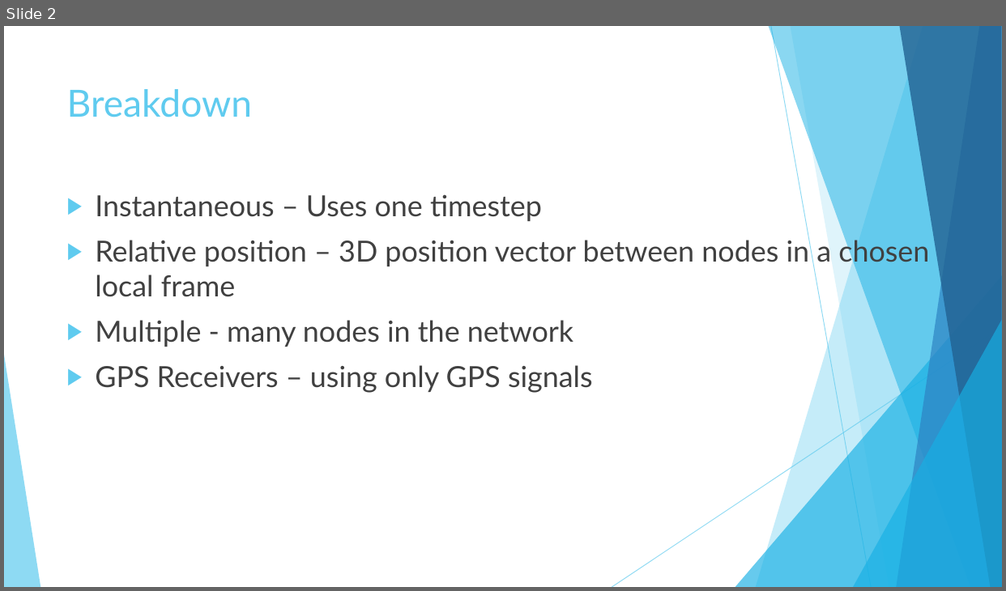
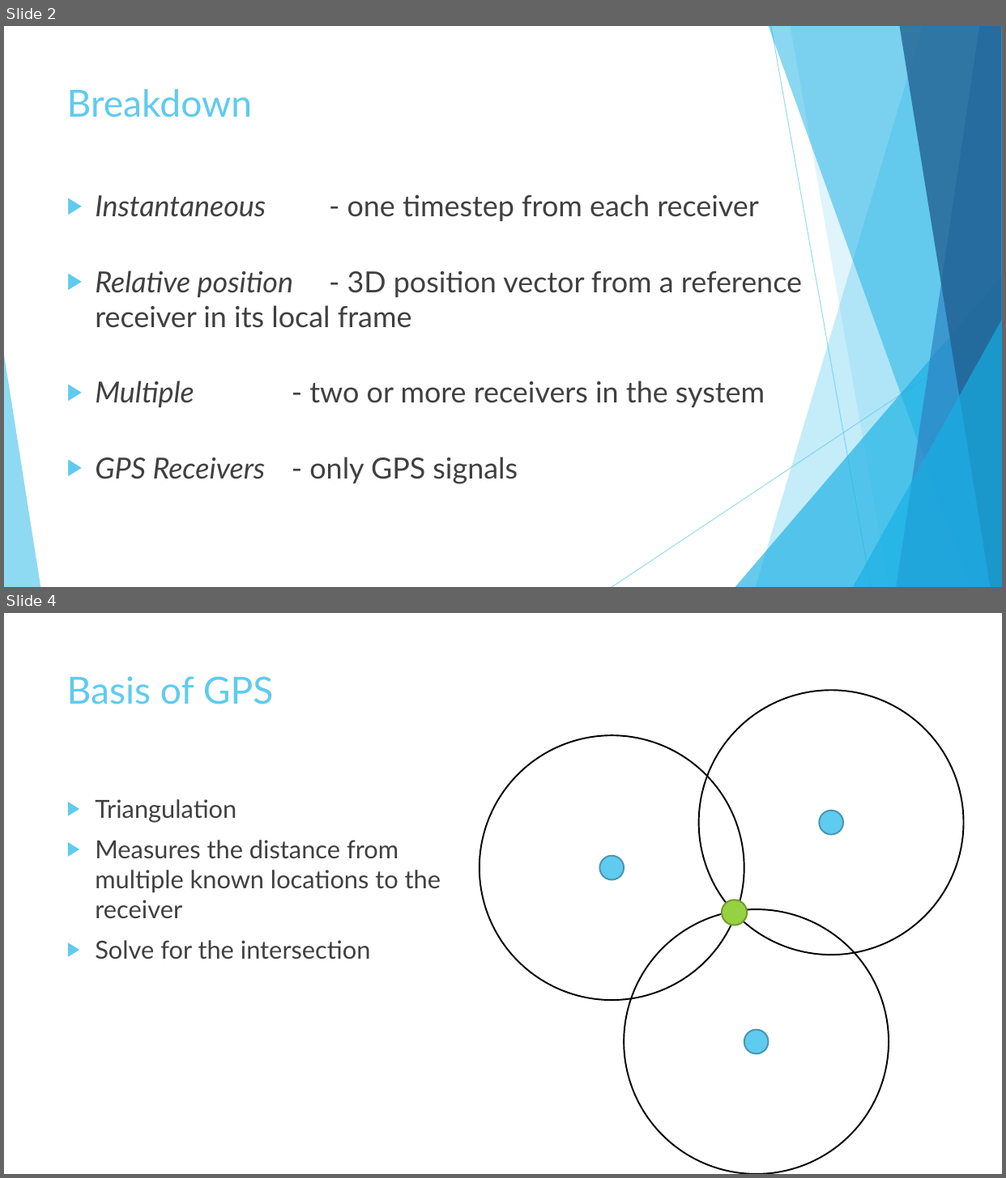
Before and after one commit to Lydia-D/Thesis_GH, a slide deck: Instantaneous Relative Positioning of Multiple GPS Receivers.pptx. Shown one above the other, each under a label of ours: slide 2 before the commit, slides 2 and 4 after it; the slides between them are not shown. The pictures are 1006x591 and 1006x1178 pixels, drawn with LibreOffice and Linux fonts; fonts in the diff are those of the drawing. Boxes give left, top, right and bottom in pixels: in the first picture for what was removed or moved away, otherwise in the second. Text is boxed around its words. In the diff, an @@ line names an element or a change of style, - is before the commit and + after.

```diff
--- a/Instantaneous Relative Positioning of Multiple GPS Receivers.pptx
+++ b/Instantaneous Relative Positioning of Multiple GPS Receivers.pptx
@@ slide 4 added at (x1=4, y1=613, x2=1002, y2=1174), background #FFFFFF @@
@@ title added at (x1=67, y1=676, x2=273, y2=705), 36 pt, text #5FCBEF @@
+Basis of GPS
@@ ellipse added at (x1=699, y1=690, x2=964, y2=955), outline #000000 1.5 pt @@
@@ ellipse added at (x1=479, y1=736, x2=744, y2=1001), outline #000000 1.5 pt @@
@@ text added at (x1=95, y1=799, x2=441, y2=960), 24 pt, text #404040 @@
+▶ Triangulation
+▶ Measures the distance from multiple known locations to the receiver
+▶ Solve for the intersection
@@ ellipse added at (x1=819, y1=811, x2=843, y2=835), fill #5FCBEF, outline #4696B1 1.5 pt @@
@@ ellipse added at (x1=600, y1=855, x2=624, y2=879), fill #5FCBEF, outline #4696B1 1.5 pt @@
@@ ellipse added at (x1=722, y1=900, x2=748, y2=925), fill #96D141, outline #6F9B30 1.5 pt @@
@@ ellipse added at (x1=624, y1=909, x2=889, y2=1174), outline #000000 1.5 pt @@
@@ ellipse added at (x1=744, y1=1030, x2=769, y2=1054), fill #5FCBEF, outline #4696B1 1.5 pt @@
@@ slide 2 changed as well @@
@@ text at (x1=95, y1=194, x2=802, y2=484): text changed @@
-▶ Instantaneous – Uses one timestep
-▶ Relative position – 3D position vector between nodes in a chosen local frame
-▶ Multiple - many nodes in the network
-▶ GPS Receivers – using only GPS signals
+▶ Instantaneous - one timestep from each receiver
+▶ Relative position - 3D position vector from a reference receiver in its local frame
+▶ Multiple - two or more receivers in the system
+▶ GPS Receivers - only GPS signals
```
Also in this commit, not shown: 1 other slide changed, 13 other slides added, 13 slides removed, 33 other files.
